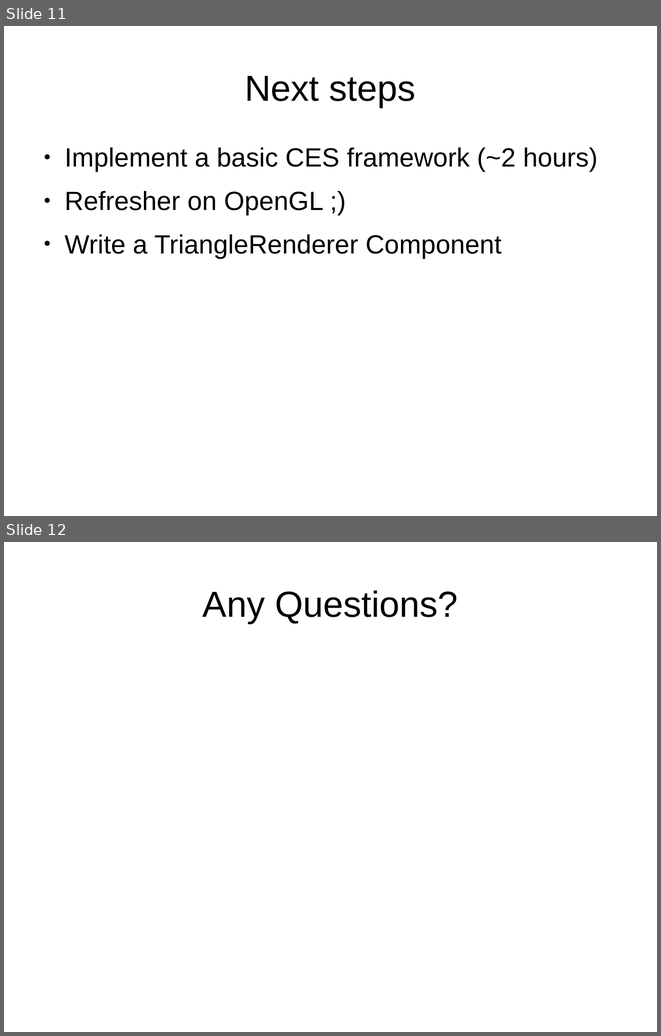
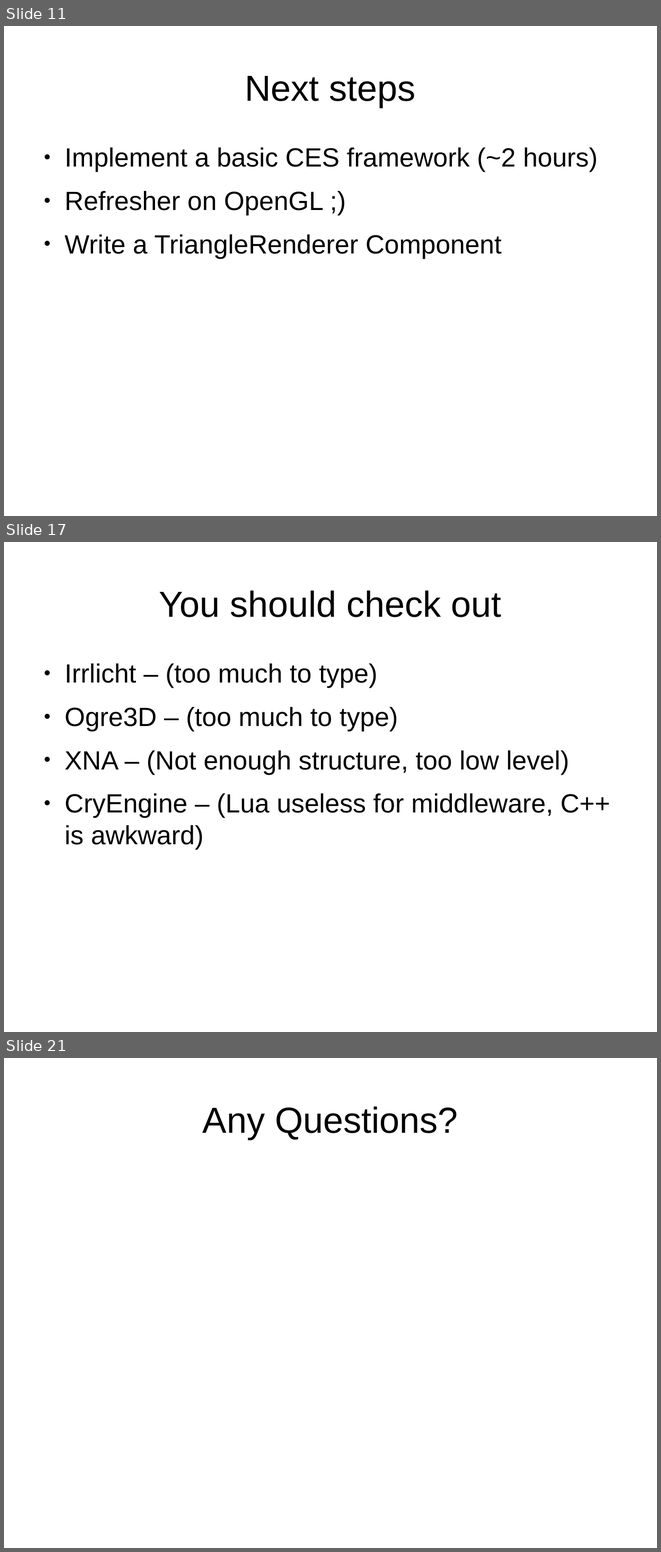
Before and after one commit to osen/creativelabs, a slide deck: gep/gep-lec2.odp. Shown one above the other, each under a label of ours: slides 11 and 12 before the commit, slides 11, 17 and 21 after it; the slides between them are not shown. The pictures are 661x1036 and 661x1552 pixels, drawn with LibreOffice and Linux fonts; fonts in the diff are those of the drawing; background and template pictures are left out. Boxes give left, top, right and bottom in pixels: in the first picture for what was removed or moved away, otherwise in the second. Text is boxed around its words. In the diff, an @@ line names an element or a change of style, - is before the commit and + after.

```diff
--- a/gep/gep-lec2.odp
+++ b/gep/gep-lec2.odp
@@ slide 17 added at (x1=4, y1=542, x2=657, y2=1032), background #FFFFFF @@
@@ title added at (x1=159, y1=590, x2=502, y2=617), 44 pt, text #000000 @@
+You should check out
@@ text added at (x1=64, y1=663, x2=610, y2=849), 32 pt, text #000000 @@
+● Irrlicht – (too much to type)
+● Ogre3D – (too much to type)
+● XNA – (Not enough structure, too low level)
+● CryEngine – (Lua useless for middleware, C++ is awkward)
@@ what was slide 12 is now slide 21 @@
```
Also in this commit, not shown: 2 slides changed, 8 other slides added.
